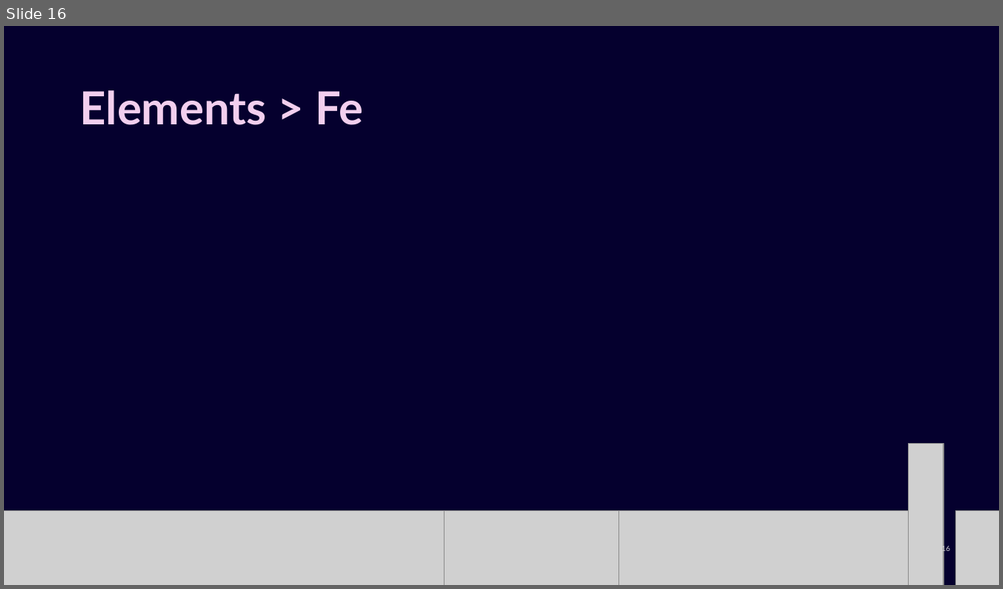
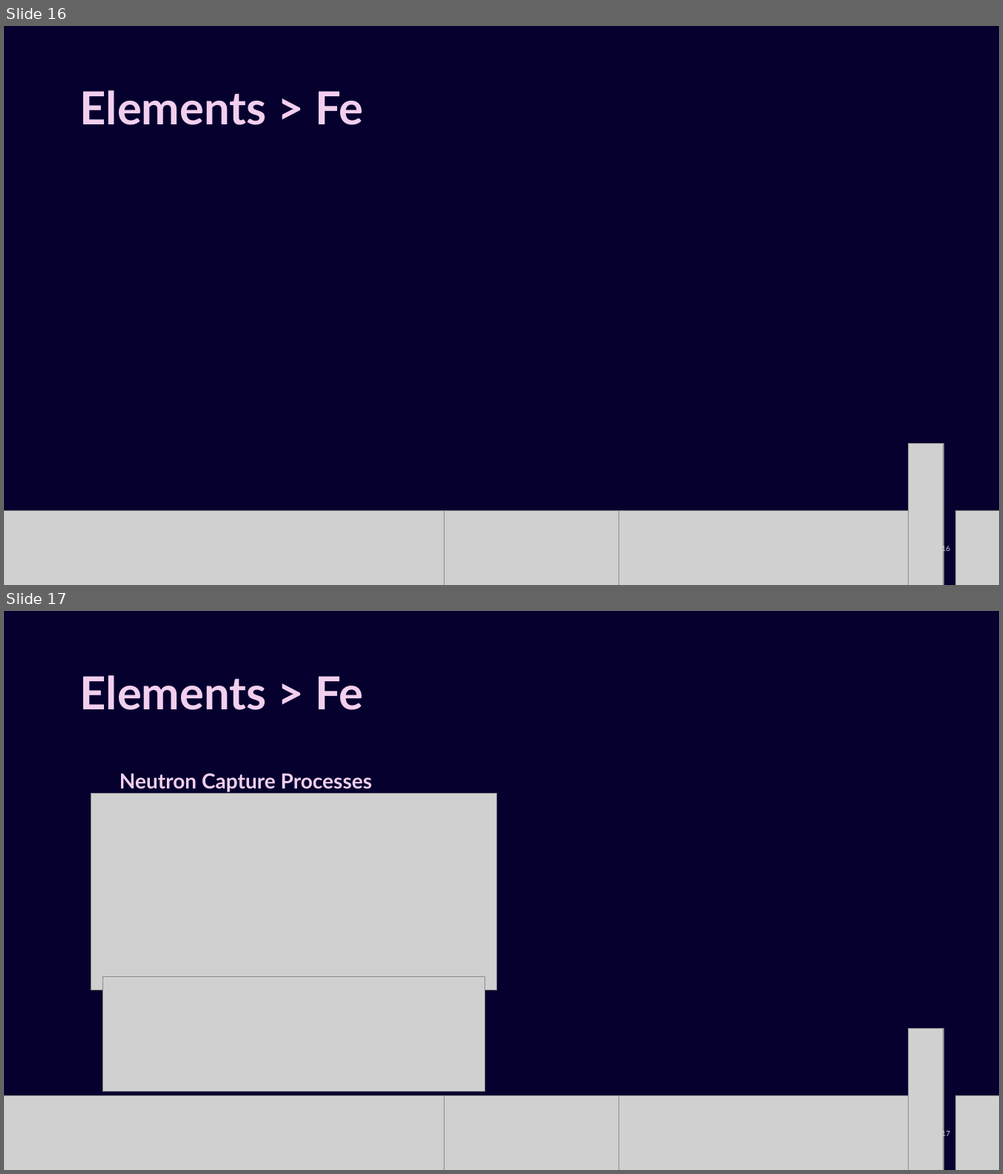
Before and after one commit to giulia-cinquegrana/bridgce2026-stellar-nucleosynthesis, a slide deck: resources/lectures/slides_1_nucleosynthesis_landscape.pptx. Shown one above the other, each under a label of ours: slide 16 before the commit, slides 16 and 17 after it. The pictures are 1003x589 and 1003x1174 pixels, drawn with LibreOffice and Linux fonts; fonts in the diff are those of the drawing; grey boxes stand for pictures. Boxes give left, top, right and bottom in pixels: in the first picture for what was removed or moved away, otherwise in the second. Text is boxed around its words. In the diff, an @@ line names an element or a change of style, - is before the commit and + after.

```diff
--- a/resources/lectures/slides_1_nucleosynthesis_landscape.pptx
+++ b/resources/lectures/slides_1_nucleosynthesis_landscape.pptx
@@ slide 17 added at <box>4,611,999,1170</box>, background #05002E @@
@@ title added at <box>79,675,363,710</box>, 44 pt, text #F2CFEE, bold @@
+Elements > Fe
@@ text added at <box>119,773,372,792</box>, 20 pt, text #F2CFEE, bold @@
+Neutron Capture Processes
@@ picture added at <box>91,793,497,990</box> @@
@@ picture added at <box>102,977,484,1092</box> @@
@@ group added at <box>4,1029,999,1170</box>: 5 pictures @@
@@ page number added at <box>942,1130,950,1139</box>, 7 pt, text #D9D9D9 @@
+17
```
Also in this commit, not shown: 3 slides changed, 7 other files.
